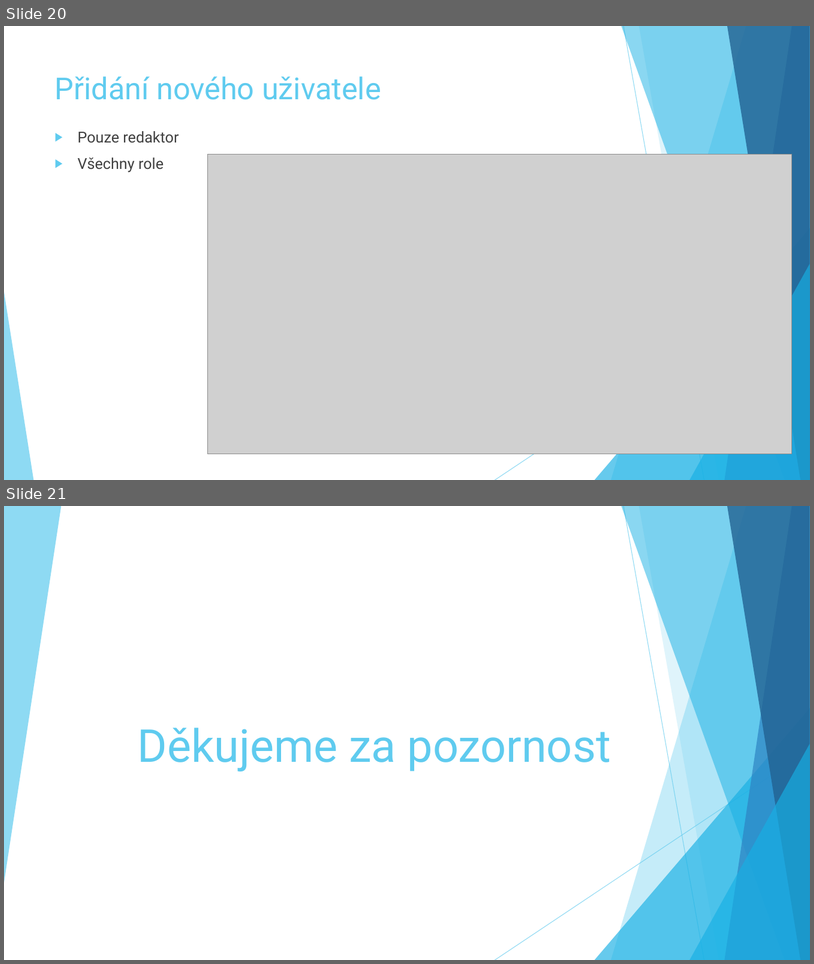
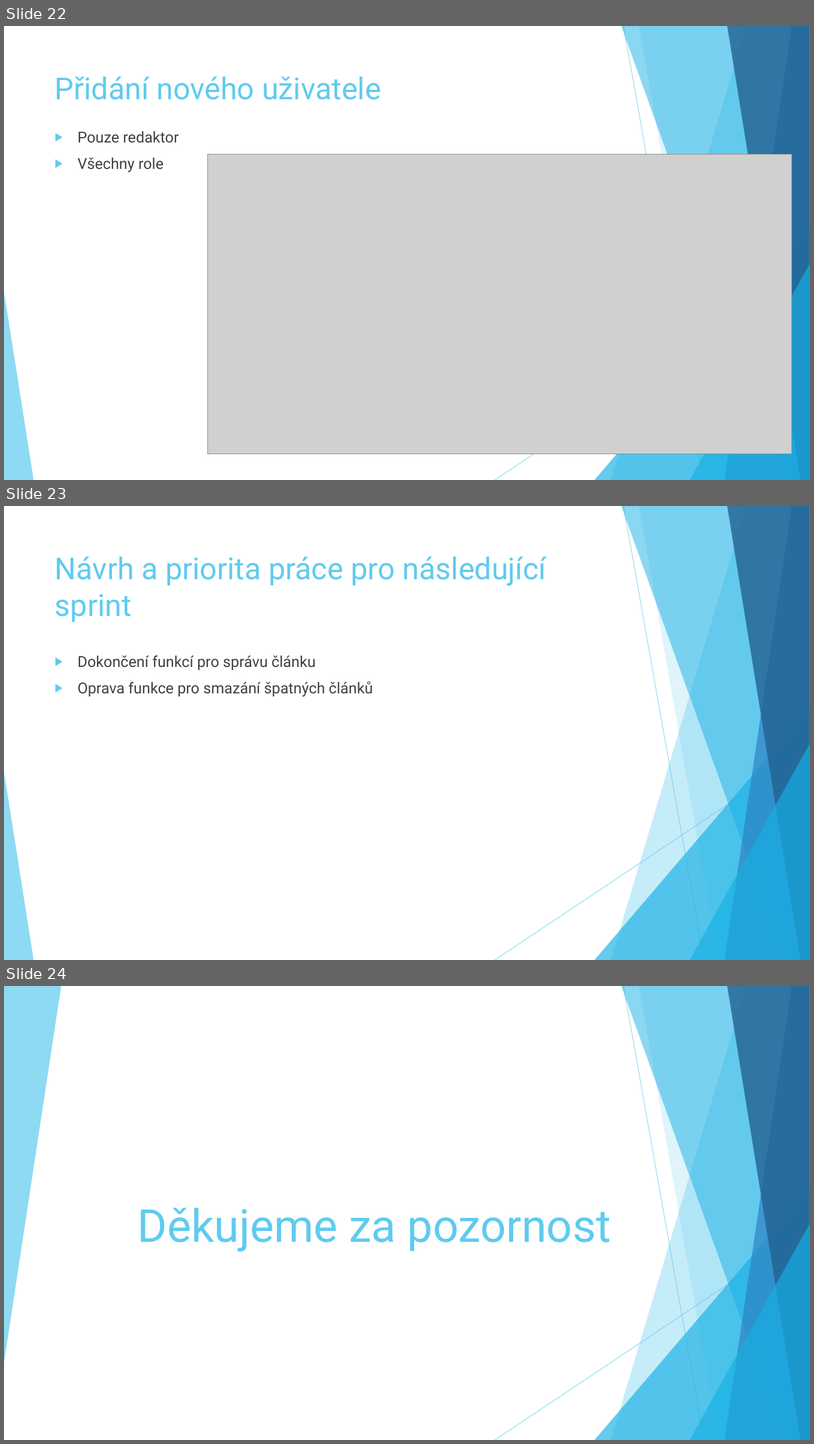
Before and after one commit to jklusacek73/RizeniSWProjektu, a slide deck: Prezentace/RSP.pptx. Shown one above the other, each under a label of ours: slides 20 and 21 before the commit, slides 22, 23 and 24 after it. The pictures are 814x964 and 814x1444 pixels, drawn with LibreOffice and Linux fonts; fonts in the diff are those of the drawing; grey boxes stand for pictures. Boxes give left, top, right and bottom in pixels: in the first picture for what was removed or moved away, otherwise in the second. Text is boxed around its words. In the diff, an @@ line names an element or a change of style, - is before the commit and + after.

```diff
--- a/Prezentace/RSP.pptx
+++ b/Prezentace/RSP.pptx
@@ slide 23 added at <box>4,506,810,960</box>, background #FFFFFF; not listed: 10 template elements that a slide beside it also shows @@
@@ title added at <box>55,556,547,622</box>, 36 pt, text #5FCBEF @@
+Návrh a priorita práce pro následující sprint
@@ text added at <box>78,655,374,697</box>, 18 pt, text #404040 @@
+▶ Dokončení funkcí pro správu článku
+▶ Oprava funkce pro smazání špatných článků
@@ what was slide 20 is now slide 22 @@
@@ what was slide 21 is now slide 24 @@
```
Also in this commit, not shown: 2 other slides added.
